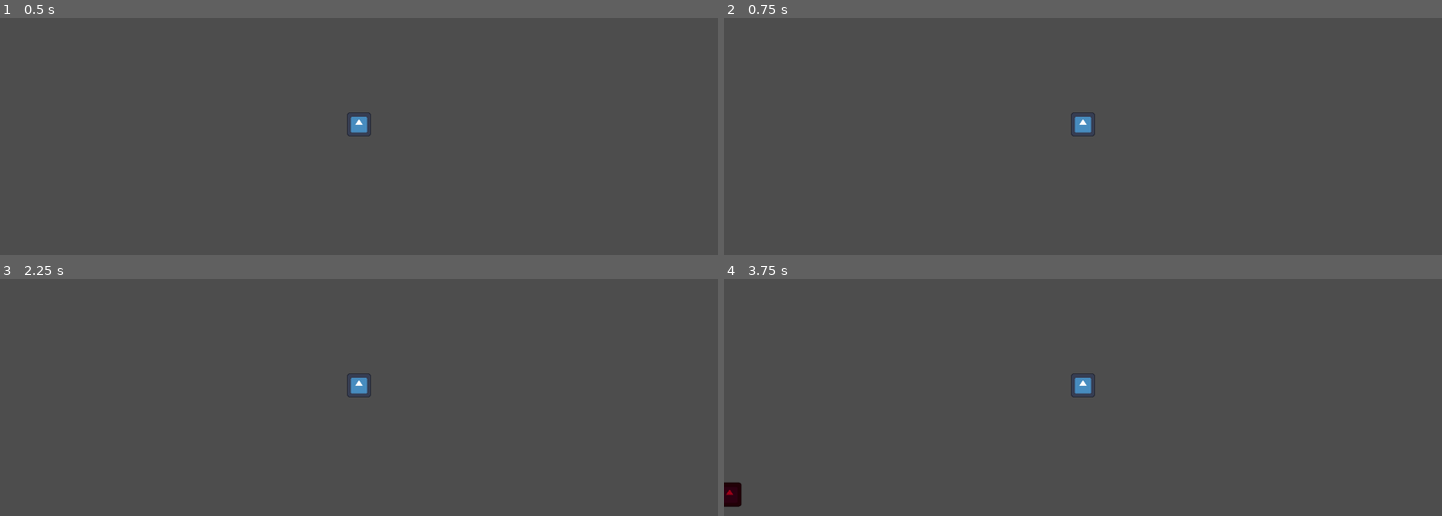
Above: before the commit, frames 1-4 (two rows, left to right).
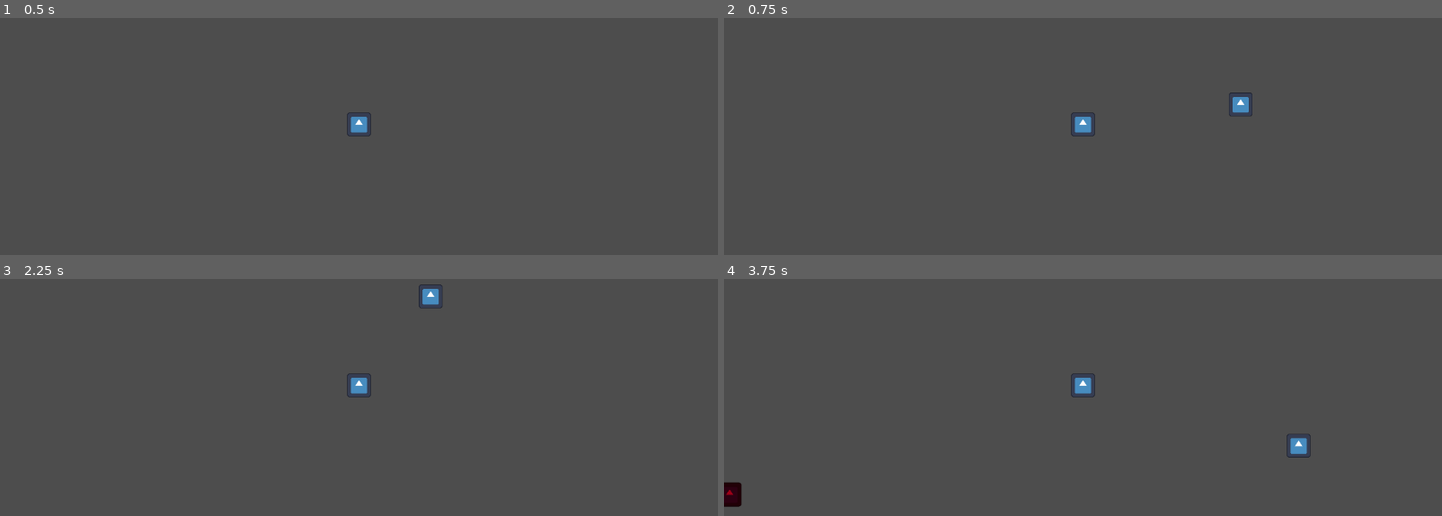
Above: after the commit, the same moments.

Repository: cosmincreato/mds
Game: Godot game, scene res://scenes/main_scene.tscn
The game is run twice, just before and just after one commit, with the same random seed, the same clock (stepped at 60 frames per second) and the same inputs. The engine's default icon, where the game draws it, is replaced by a stand-in: a white triangle on a blue panel in a dark square.
Inputs (mouse positions are in pixels of both pictures, inside the frame that each line leads up to):
- Up to frame 1 (0.5 s): no input
- Up to frame 2 (0.75 s): tap Enter at 0.5 s; move the mouse to (1240, 103) at 0.52 s; hold 1 (1, bound only after the commit) from 0.53 s (still down)
- Up to frame 3 (2.25 s): tap Space at 1.25 s; move the mouse to (215, 404) at 1.27 s; release 1 (1, bound only after the commit) at 1.28 s; tap 1 (1, bound only after the commit) at 1.35 s; tap Enter at 2 s; move the mouse to (430, 295) at 2.02 s; hold 1 (1, bound only after the commit) from 2.03 s (still down)
- Up to frame 4 (3.75 s): tap Space at 2.75 s; move the mouse to (1047, 466) at 2.77 s; release 1 (1, bound only after the commit) at 2.78 s; tap 1 (1, bound only after the commit) at 2.85 s; tap Enter at 3.5 s; move the mouse to (1298, 444) at 3.52 s; hold 1 (1, bound only after the commit) from 3.53 s (still down)

Frame 1 is identical in both runs. In frame 2, 0.2% of the frame differs, in the area x 70-74%, y 31-42%; in frame 3, 0.2%; in frame 4, 0.2%, in the area x 78-82%, y 65-76%.

Commit message:
Spawn texture

Diff:
--- a/project.godot
+++ b/project.godot
@@ -19,3 +19,11 @@
 
 enemies=""
 allies=""
+
+[input]
+
+1={
+"deadzone": 0.2,
+"events": [Object(InputEventKey,"resource_local_to_scene":false,"resource_name":"","device":-1,"window_id":0,"alt_pressed":false,"shift_pressed":false,"ctrl_pressed":false,"meta_pressed":false,"pressed":false,"keycode":0,"physical_keycode":49,"key_label":0,"unicode":49,"location":0,"echo":false,"script":null)
+]
+}
--- a/scenes/main_scene.tscn
+++ b/scenes/main_scene.tscn
@@ -1,7 +1,8 @@
-[gd_scene load_steps=4 format=3 uid="uid://ctfc378nlnrsy"]
+[gd_scene load_steps=5 format=3 uid="uid://ctfc378nlnrsy"]
 
 [ext_resource type="Script" uid="uid://cjfvvhd5dbebq" path="res://scripts/main_scene.gd" id="1_pu3yx"]
 [ext_resource type="PackedScene" uid="uid://cp6j2eswm0vn1" path="res://scenes/base.tscn" id="3_gubc5"]
+[ext_resource type="Script" uid="uid://cwtplco0hlnba" path="res://scripts/canvas.gd" id="4_gubc5"]
 [ext_resource type="PackedScene" uid="uid://dq6e0nvgd0fr4" path="res://scenes/spawn_point.tscn" id="4_pu3yx"]
 
 [node name="MainScene" type="Node"]
@@ -55,4 +56,7 @@
 wait_time = 3.0
 autostart = true
 
+[node name="Canvas" type="Node2D" parent="."]
+script = ExtResource("4_gubc5")
+
 [connection signal="timeout" from="Timer" to="." method="_on_timer_timeout"]
--- /dev/null
+++ b/scripts/canvas.gd
@@ -0,0 +1,31 @@
+extends Node2D
+
+var sprite_texture = null
+var parent: Node = null
+var is_selected: bool = false
+
+func set_dependencies(p: Node):
+	self.parent = p
+	parent.draw_sprite.connect(_on_draw_sprite)
+	parent.remove_sprite.connect(_on_remove_sprite)
+
+func _on_draw_sprite(texture):
+	sprite_texture = texture
+	is_selected = true
+	queue_redraw()
+
+func _on_remove_sprite():
+	sprite_texture = null
+	is_selected = false
+	queue_redraw()
+
+func _draw() -> void:
+	if sprite_texture:
+		var mouse_position = get_global_mouse_position()
+		mouse_position.x -= sprite_texture.get_width()/2
+		mouse_position.y -= sprite_texture.get_height()/2
+		draw_texture(sprite_texture, mouse_position)
+
+func _process(delta: float) -> void:
+	if is_selected:
+		queue_redraw()
--- a/scripts/main_scene.gd
+++ b/scripts/main_scene.gd
@@ -3,8 +3,34 @@
 @onready var spawn_manager: Node2D = $SpawnManager
 @onready var timer: Timer = $Timer
 @onready var base: Node2D = $Base
-var enemy_scene = preload("res://scenes/enemy.tscn")
+@onready var canvas: Node2D = find_child("Canvas")
+var enemy_scene = preload("res://scenes/enemies/enemy.tscn")
+var allies_dir = DirAccess.open("res://scenes/allies/")
+var allies_dictionary: Dictionary = {}
+signal draw_sprite(texture)
+signal remove_sprite
 
+func _ready() -> void:
+	for child in get_children():
+		if child.has_method("set_dependencies"):
+			child.set_dependencies(self)
+
+	var index = 1
+	var path: String
+	for allie in allies_dir.get_files():
+		path = "res://scenes/allies/" + str(allie)
+		allies_dictionary[index] = load(path)
+		index += 1
+
+func _input(event: InputEvent) -> void:
+	if event.is_action_pressed("1") and !canvas.is_selected:
+		var allie_scene = allies_dictionary[1]
+		var allie = allie_scene.instantiate()
+		var character_body = allie.get_child(0)
+		var sprite = character_body.get_child(0)
+		draw_sprite.emit(sprite.texture)
+	elif event.is_action_pressed("1") and canvas.is_selected:
+		remove_sprite.emit()
 
 func _on_timer_timeout() -> void:
 	var spawn_points = spawn_manager.get_children()
Renamed: scenes/ally.tscn -> scenes/allies/ally.tscn
Renamed: scenes/enemy.tscn -> scenes/enemies/enemy.tscn
Not shown, added: scripts/canvas.gd.uid
